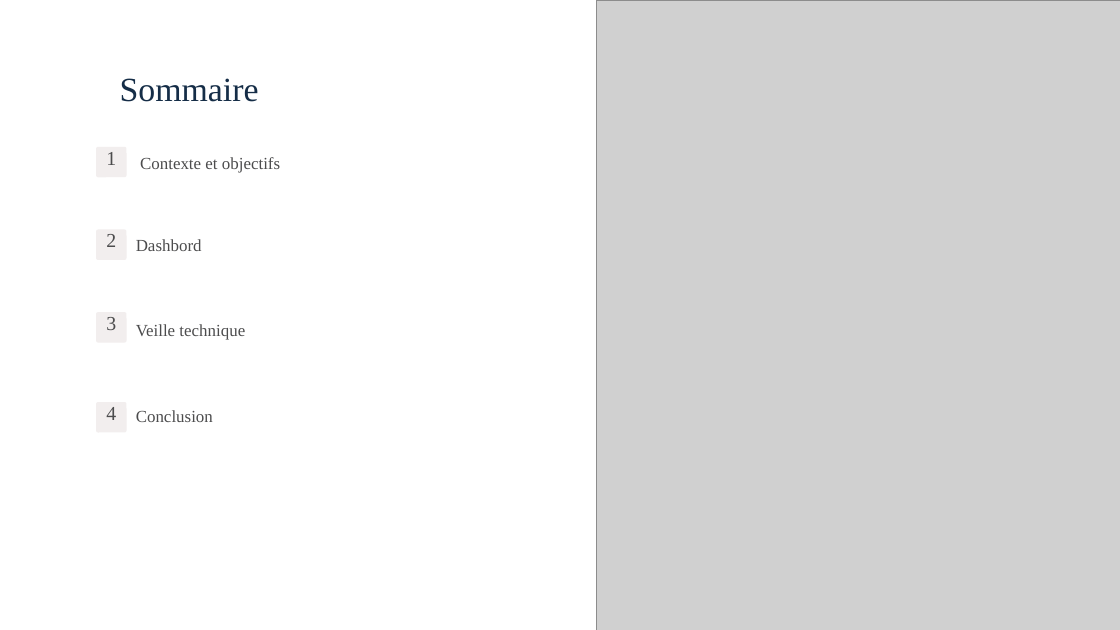
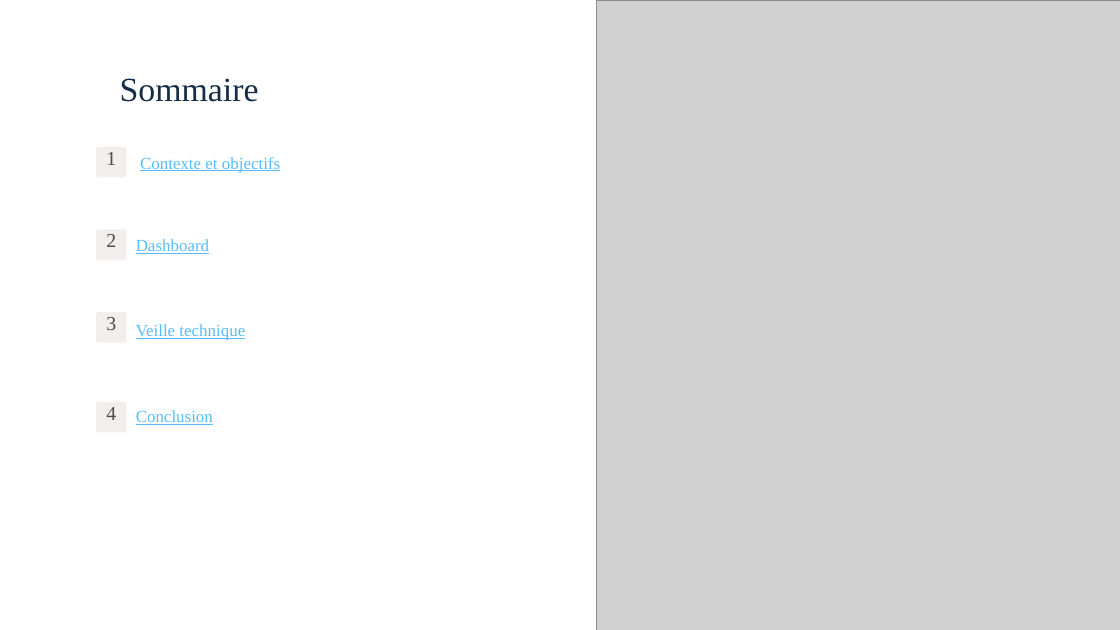
Before and after one commit to OSteeve/8_Realisez_un_dashboard_et_assurez_une_veille_technique, a slide deck: slide 2 of Presentation/P8_Otto_Steeve_4_presentation_052026.pptx. Drawn at 1120x630 pixels with LibreOffice and Linux fonts; fonts in the diff are those of the drawing; grey boxes stand for pictures. Boxes give left, top, right and bottom in pixels: in the first picture for what was removed or moved away, otherwise in the second. Text is boxed around its words. In the diff, an @@ line names an element or a change of style, - is before the commit and + after.

```diff
--- a/Presentation/P8_Otto_Steeve_4_presentation_052026.pptx
+++ b/Presentation/P8_Otto_Steeve_4_presentation_052026.pptx
@@ text at box(136, 239, 209, 254): text changed; text colour #4C4C4D to #56BCFE @@
-Dashbord
+Dashboard
@@ text colour #4C4C4D to #56BCFE, underline on in 3 elements at box(140, 157, 280, 173), box(136, 324, 245, 340), box(136, 410, 213, 425) @@
```
Also in this commit, not shown: 18 other slides changed.
